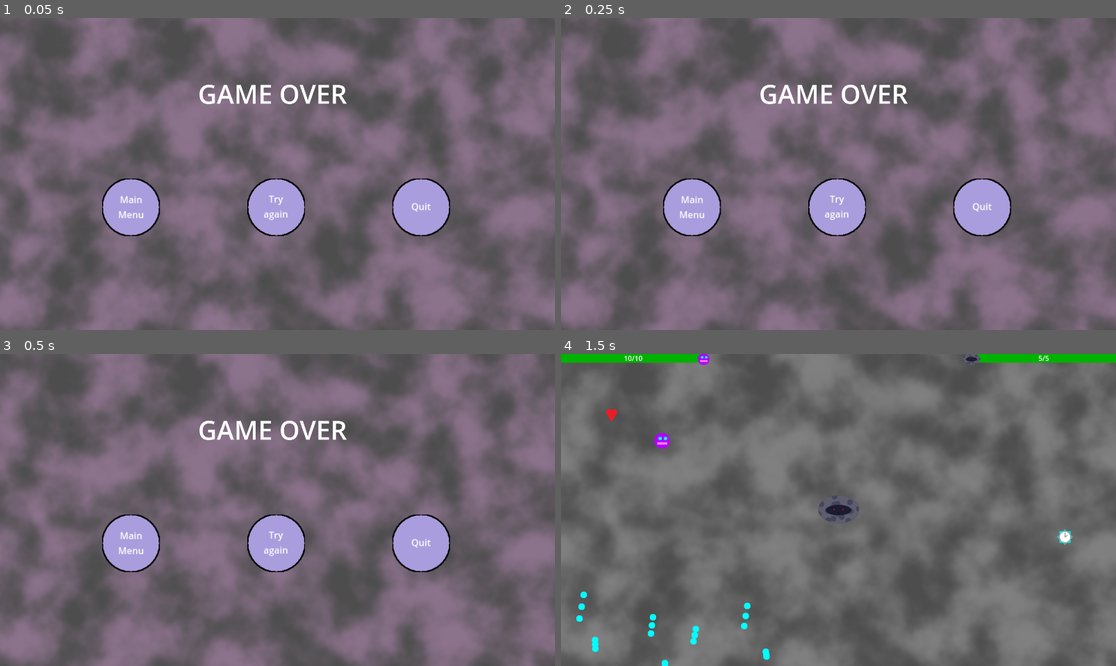
Above: before the commit, frames 1-4 (two rows, left to right).
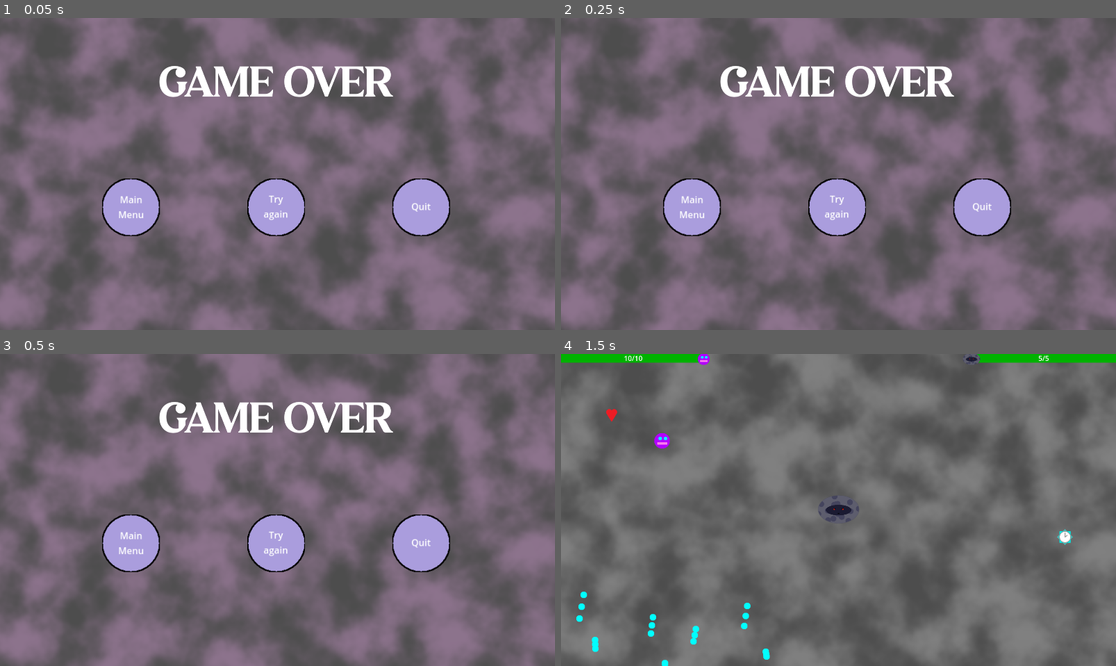
Above: after the commit, the same moments.

Repository: Antoine-Lagache/GameJam_2025
Game: Godot game, scene res://scene/gameover.tscn
Two runs of this game, one before a commit and one after it. Both use one fixed random seed, a clock stepped at 60 frames per second and the inputs below. This scene is started directly instead of the project's main scene.
Inputs (mouse positions are in pixels of both pictures, inside the frame that each line leads up to):
- Up to frame 1 (0.05 s): no input
- Up to frame 2 (0.25 s): no input
- Up to frame 3 (0.5 s): no input
- Up to frame 4 (1.5 s): click "Try again" at 0.5 s; move the mouse to (960, 494) at 1.27 s; hold Right (right) from 1.28 s (still down); hold Shift from 1.28 s (still down)

The runs differ from the first frame. In frame 1, 2.4% of the frame differs, in the area x 28-71%, y 15-28%; in frame 2, 2.4%; in frame 3, 2.4%; in frame 4, nothing differs.

Commit message:
new font

Diff:
--- a/gamejame/scene/gameover.tscn
+++ b/gamejame/scene/gameover.tscn
@@ -1,10 +1,11 @@
-[gd_scene load_steps=11 format=3 uid="uid://bjxtn5eijqmly"]
+[gd_scene load_steps=12 format=3 uid="uid://bjxtn5eijqmly"]
 
 [ext_resource type="Script" uid="uid://c3tou42i0c6sx" path="res://script/gameover.gd" id="1_igyxd"]
 [ext_resource type="PackedScene" uid="uid://chiljqvrxnobv" path="res://scene/back_ground.tscn" id="2_0vake"]
 [ext_resource type="AudioStream" uid="uid://c4m47u8bkwhms" path="res://sounds/defeat.mp3" id="3_73nri"]
 [ext_resource type="Shader" uid="uid://1hcfyg37upp0" path="res://shader/noise.gdshader" id="3_prwty"]
 [ext_resource type="PackedScene" uid="uid://ors7uvaq62k2" path="res://scene/start_menu_button.tscn" id="4_0vake"]
+[ext_resource type="FontFile" uid="uid://cuw62dlxctfu4" path="res://Avigea.otf" id="4_prwty"]
 
 [sub_resource type="FastNoiseLite" id="FastNoiseLite_88lim"]
 frequency = 0.0037
@@ -52,11 +53,13 @@
 
 [node name="Title" type="Label" parent="Panel"]
 layout_mode = 0
-offset_left = 685.0
-offset_top = 200.0
-offset_right = 1201.0
-offset_bottom = 324.0
+offset_left = 550.0
+offset_top = 166.0
+offset_right = 1358.0
+offset_bottom = 305.0
 theme = SubResource("Theme_igyxd")
+theme_override_fonts/font = ExtResource("4_prwty")
+theme_override_font_sizes/font_size = 144
 text = "GAME OVER"
 
 [node name="MainMenuButton" parent="Panel" instance=ExtResource("4_0vake")]
--- a/gamejame/scene/victory.tscn
+++ b/gamejame/scene/victory.tscn
@@ -1,10 +1,11 @@
-[gd_scene load_steps=11 format=3 uid="uid://caxwgrcddc3y3"]
+[gd_scene load_steps=12 format=3 uid="uid://caxwgrcddc3y3"]
 
 [ext_resource type="Script" uid="uid://b3wt515ikx5de" path="res://script/victory.gd" id="1_8hrio"]
 [ext_resource type="PackedScene" uid="uid://chiljqvrxnobv" path="res://scene/back_ground.tscn" id="2_2g0ok"]
 [ext_resource type="Shader" uid="uid://1hcfyg37upp0" path="res://shader/noise.gdshader" id="3_7buwx"]
 [ext_resource type="AudioStream" uid="uid://bupo067nx6673" path="res://sounds/victory.mp3" id="3_qf7ln"]
 [ext_resource type="PackedScene" uid="uid://ors7uvaq62k2" path="res://scene/start_menu_button.tscn" id="4_2g0ok"]
+[ext_resource type="FontFile" uid="uid://cuw62dlxctfu4" path="res://Avigea.otf" id="4_7buwx"]
 
 [sub_resource type="FastNoiseLite" id="FastNoiseLite_dne65"]
 frequency = 0.0037
@@ -52,11 +53,13 @@
 
 [node name="Title" type="Label" parent="Panel"]
 layout_mode = 0
-offset_left = 837.0
-offset_top = 200.0
-offset_right = 1167.0
-offset_bottom = 324.0
+offset_left = 748.0
+offset_top = 204.0
+offset_right = 1246.0
+offset_bottom = 343.0
 theme = SubResource("Theme_fa3o4")
+theme_override_fonts/font = ExtResource("4_7buwx")
+theme_override_font_sizes/font_size = 144
 text = "Victory!"
 
 [node name="MainMenuButton" parent="Panel" instance=ExtResource("4_2g0ok")]
Binary file added: gamejame/Avigea.otf
Not shown, added: gamejame/Avigea.otf.import
